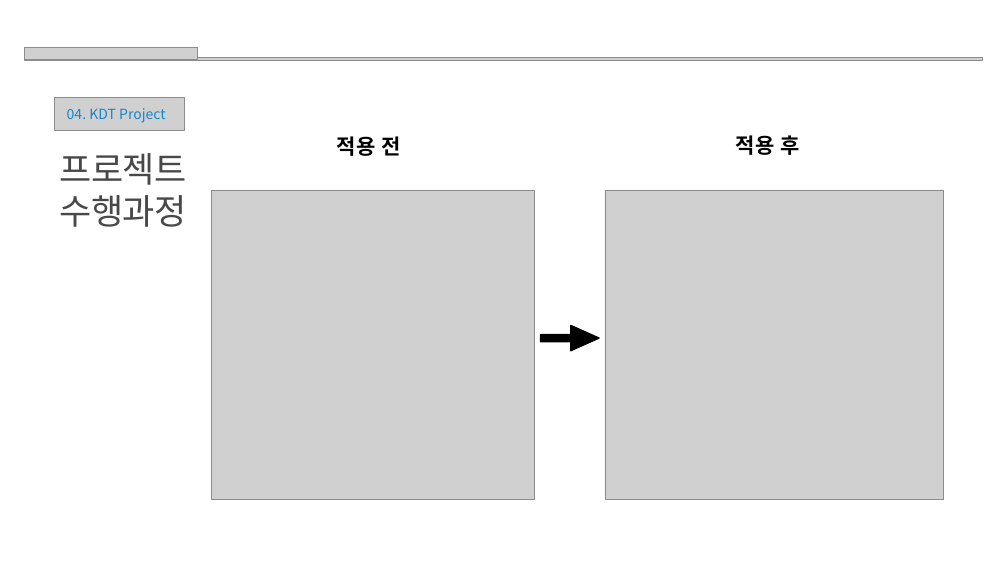
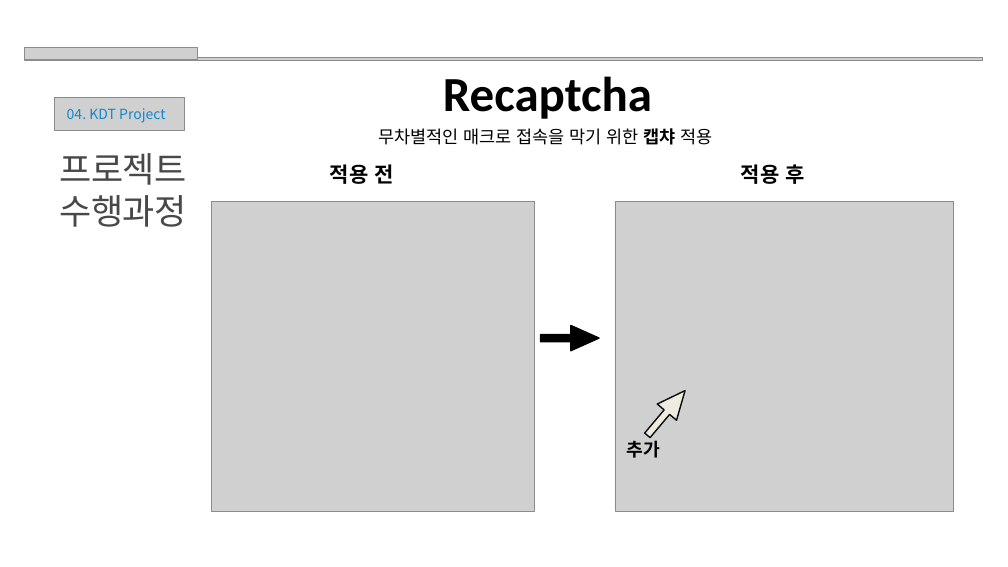
Before and after one commit to tlgus0020/kiosk, a slide deck: slide 5 of project정리/A조 2차 프로젝트 결과보고서.pptx. Drawn at 1008x567 pixels with LibreOffice and Linux fonts; fonts in the diff are those of the drawing; grey boxes stand for pictures. Boxes give left, top, right and bottom in pixels: in the first picture for what was removed or moved away, otherwise in the second. Text is boxed around its words. In the diff, an @@ line names an element or a change of style, - is before the commit and + after.

```diff
--- a/project정리/A조 2차 프로젝트 결과보고서.pptx
+++ b/project정리/A조 2차 프로젝트 결과보고서.pptx
@@ text added at (x1=443, y1=76, x2=652, y2=119), 70 pt, text #000000, bold @@
+Recaptcha
@@ text added at (x1=378, y1=128, x2=713, y2=145), 25 pt, text #000000 @@
+무차별적인 매크로 접속을 막기 위한 캡챠 적용
@@ text "적용 전" moved from (x1=337, y1=136, x2=400, y2=156) to (x1=330, y1=164, x2=393, y2=184) @@
@@ text "적용 후" moved from (x1=736, y1=135, x2=799, y2=155) to (x1=741, y1=164, x2=804, y2=184) @@
@@ picture moved from (x1=211, y1=190, x2=535, y2=500) to (x1=211, y1=202, x2=535, y2=512) @@
@@ picture moved from (x1=605, y1=190, x2=943, y2=500) to (x1=615, y1=202, x2=954, y2=512) @@
@@ right arrow added at (x1=638, y1=382, x2=695, y2=443), fill #EEECE1, outline #0D0D0D 2 pt @@
@@ text added at (x1=627, y1=437, x2=660, y2=458), 26 pt, text #000000, bold @@
+추가
```
Also in this commit, not shown: 4 other slides changed.
